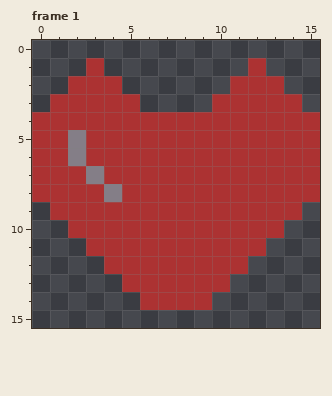
Pixel-art file: Heart.aseprite. The picture above is the old version.
16x16 pixels, 2 frames. Shown: frame 1.
Once edited:
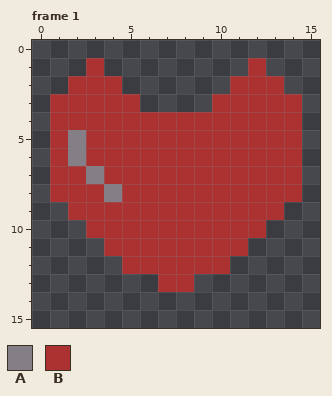
Palette (. is transparent): A #847e87  B #ac3232
The exact change:
{"where": "frame 1"}
{"frame":1,"y":4,"x":0,"old":"B","new":"."}
{"frame":1,"y":4,"x":15,"old":"B","new":"."}
{"frame":1,"y":5,"x":0,"old":"B","new":"."}
{"frame":1,"y":5,"x":15,"old":"B","new":"."}
{"frame":1,"y":6,"x":0,"old":"B","new":"."}
{"frame":1,"y":6,"x":15,"old":"B","new":"."}
{"frame":1,"y":7,"x":0,"old":"B","new":"."}
{"frame":1,"y":7,"x":15,"old":"B","new":"."}
{"frame":1,"y":8,"x":0,"old":"B","new":"."}
{"frame":1,"y":8,"x":15,"old":"B","new":"."}
{"frame":1,"y":9,"x":1,"old":"B","new":"."}
{"frame":1,"y":9,"x":14,"old":"B","new":"."}
{"frame":1,"y":10,"x":2,"old":"B","new":"."}
{"frame":1,"y":10,"x":13,"old":"B","new":"."}
{"frame":1,"y":11,"x":3,"old":"B","new":"."}
{"frame":1,"y":11,"x":12,"old":"B","new":"."}
{"frame":1,"y":12,"x":4,"old":"B","new":"."}
{"frame":1,"y":12,"x":11,"old":"B","new":"."}
{"frame":1,"y":13,"x":5,"old":"BB","new":".."}
{"frame":1,"y":13,"x":9,"old":"BB","new":".."}
{"frame":1,"y":14,"x":6,"old":"BBBB","new":"...."}
{"label":"erased","picture_box":[32,112,320,310]}
